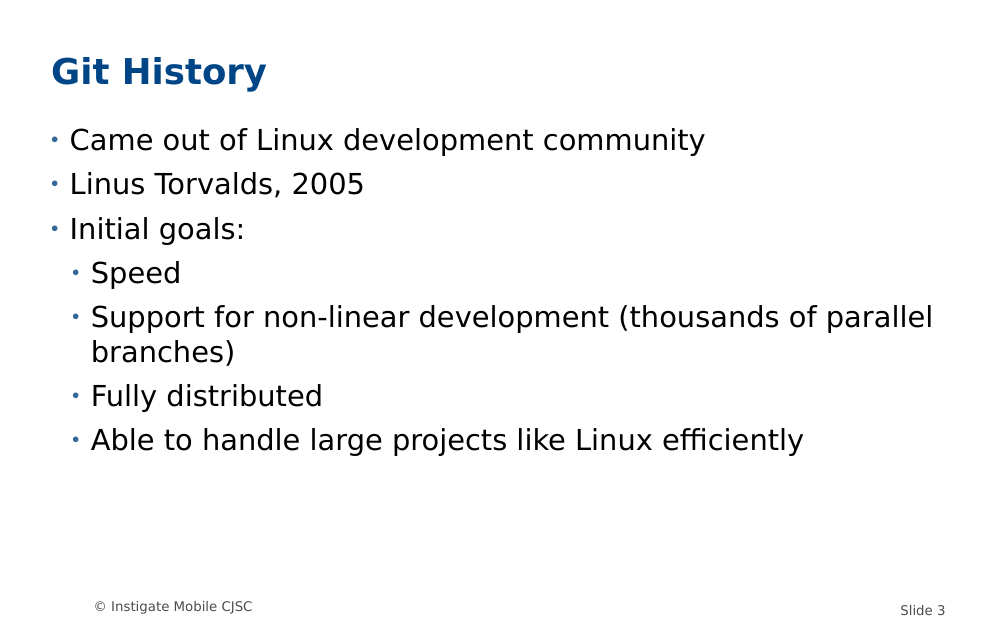
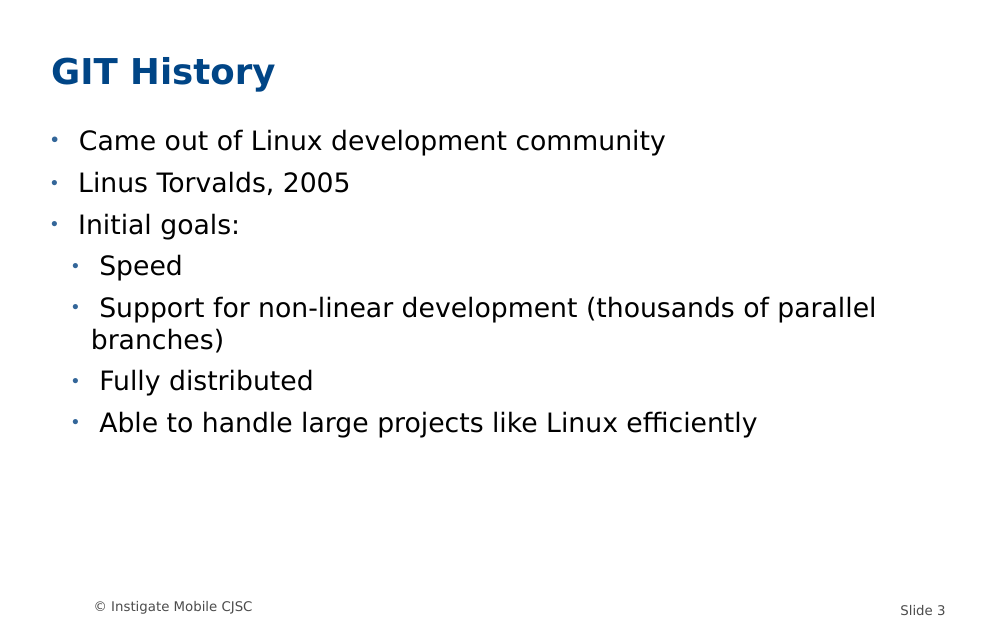
Before and after one commit to MariamP/myRepo, a slide deck: slide 3 of GIT.odp. Drawn at 1008x630 pixels with LibreOffice and Linux fonts; fonts in the diff are those of the drawing; background and template pictures are left out. Boxes give left, top, right and bottom in pixels: in the first picture for what was removed or moved away, otherwise in the second. Text is boxed around its words. In the diff, an @@ line names an element or a change of style, - is before the commit and + after.

```diff
--- a/GIT.odp
+++ b/GIT.odp
@@ title at box(51, 57, 275, 92): text changed @@
-Git History
+GIT History
@@ subtitle "Came out of Linux development ..." at box(78, 129, 876, 438): size 26 to 24 pt @@
```
Also in this commit, not shown: 10 other slides changed, 2 slides added, 4 slides removed.
